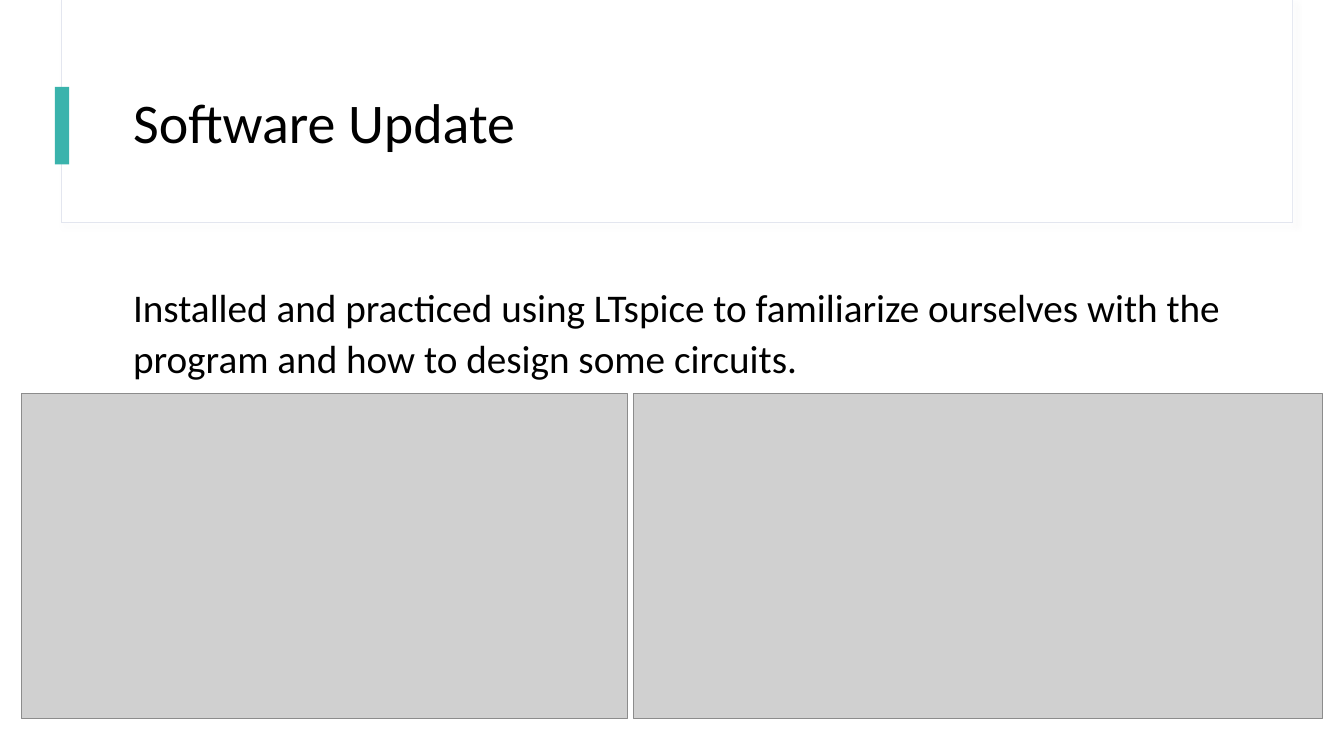
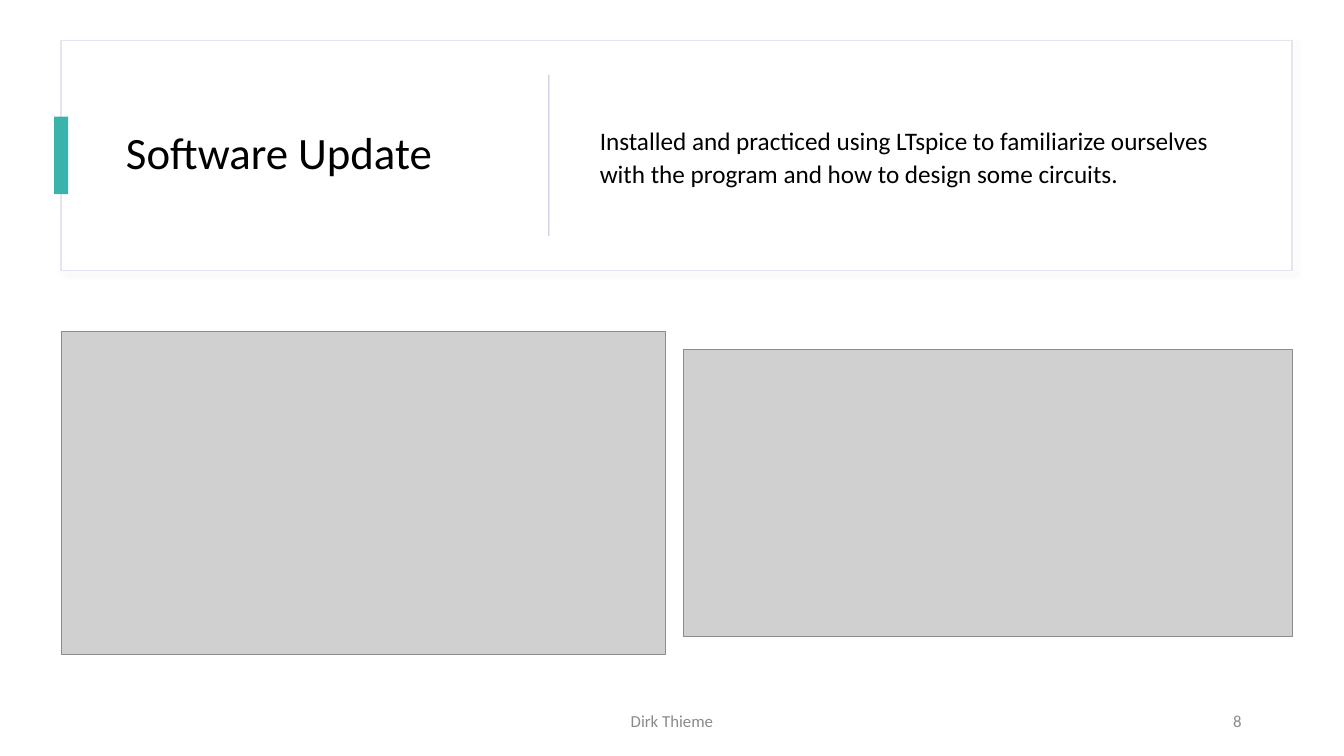
Before and after one commit to dirkt68/pl1-robotics, a slide deck: slide 8 of Presentations/Presentation Jan 26.pptx. Drawn at 1344x756 pixels with LibreOffice and Linux fonts; fonts in the diff are those of the drawing; grey boxes stand for pictures. Boxes give left, top, right and bottom in pixels: in the first picture for what was removed or moved away, otherwise in the second. Text is boxed around its words. In the diff, an @@ line names an element or a change of style, - is before the commit and + after.

Commit message:
Finalized presentation for 1/29 and added some pictures.

```diff
--- a/Presentations/Presentation Jan 26.pptx
+++ b/Presentations/Presentation Jan 26.pptx
@@ rectangle added at [0, 0, 1344, 756], fill #FFFFFF @@
@@ rectangle added at [62, 40, 1293, 270], fill #FFFFFF, outline #E3E6EF 1 pt @@
@@ rectangle removed at [55, 87, 70, 164] @@
@@ title "Software Update": place and size @@
-title "Software Update" at [133, 104, 515, 152]
+title "Software Update" at [126, 138, 432, 177]
@@ title "Software Update" at [126, 138, 432, 177]: size 40 to 32 pt @@
@@ rectangle added at [549, 75, 550, 236], fill #BAC0D8 @@
@@ text "Installed and practiced using LTspice ...": place and size @@
-text "Installed and practiced using LTspice ..." at [133, 294, 1220, 380]
+text "Installed and practiced using LTspice ..." at [600, 132, 1208, 188]
@@ text "Installed and practiced using LTspice ..." at [600, 132, 1208, 188]: size 28 to 18 pt; vertical alignment top to middle @@
@@ rectangle added at [54, 117, 69, 195], fill #3AB3AC @@
@@ picture: place and size @@
-picture at [21, 394, 628, 720]
+picture at [62, 332, 665, 655]
@@ picture: place and size @@
-picture at [633, 394, 1323, 720]
+picture at [684, 349, 1293, 636]
@@ text added at [631, 715, 713, 727], 12 pt, text #8C8C8C @@
+Dirk Thieme
@@ page number added at [1233, 715, 1241, 727], 12 pt, text #8C8C8C @@
+8
```
Also in this commit, not shown: 12 other slides changed, 1 slide added, 1 slide removed, 4 other files.
